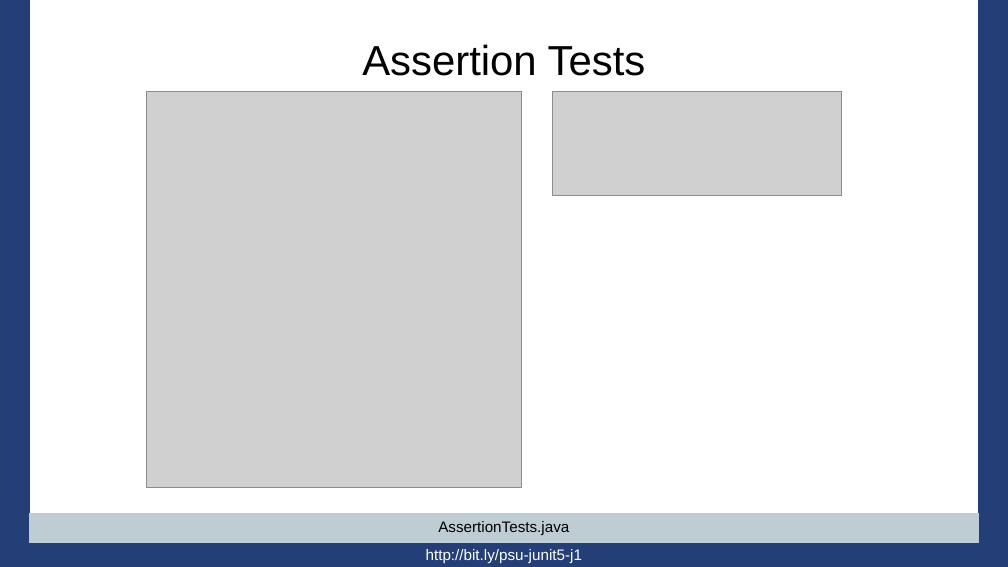
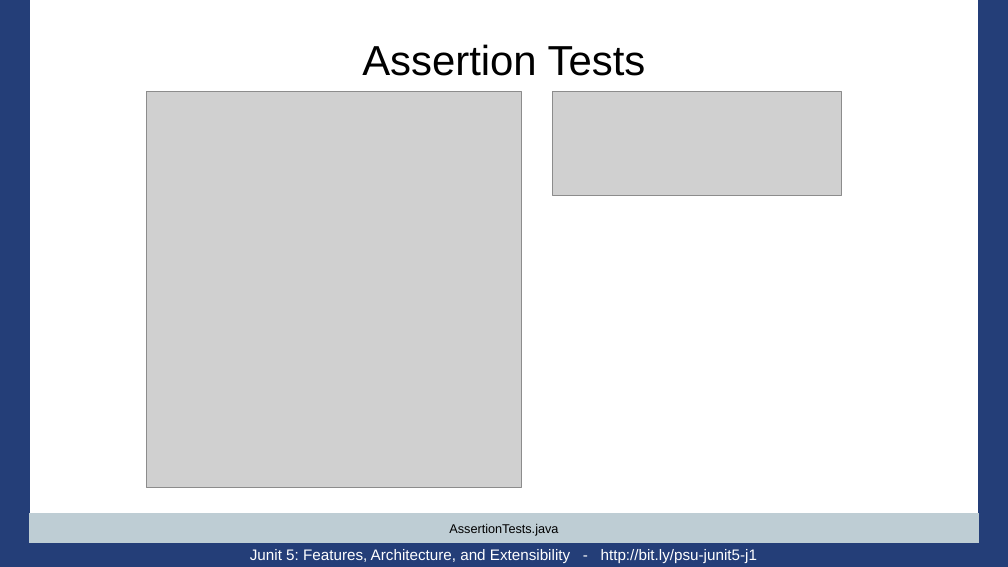
Before and after one commit to PennState/junit5-presentation, a slide deck: slide 24 of src/site/presentation/Junit5_Presentation_JavaOne_2016.odp. Drawn at 1008x567 pixels with LibreOffice and Linux fonts; fonts in the diff are those of the drawing; grey boxes stand for pictures; background and template pictures are left out. Boxes give left, top, right and bottom in pixels: in the first picture for what was removed or moved away, otherwise in the second. Text is boxed around its words. In the diff, an @@ line names an element or a change of style, - is before the commit and + after.

```diff
--- a/src/site/presentation/Junit5_Presentation_JavaOne_2016.odp
+++ b/src/site/presentation/Junit5_Presentation_JavaOne_2016.odp
@@ title "AssertionTests.java": place and size @@
-title "AssertionTests.java" at [438, 521, 569, 535]
+title "AssertionTests.java" at [449, 524, 558, 536]
@@ title "AssertionTests.java" at [449, 524, 558, 536]: size 12 to 10 pt @@
@@ text at [250, 549, 757, 563]: text changed @@
-http://bit.ly/psu-junit5-j1
+Junit 5: Features, Architecture, and Extensibility - http://bit.ly/psu-junit5-j1
```
Also in this commit, not shown: 70 other slides changed, 4 slides removed.
